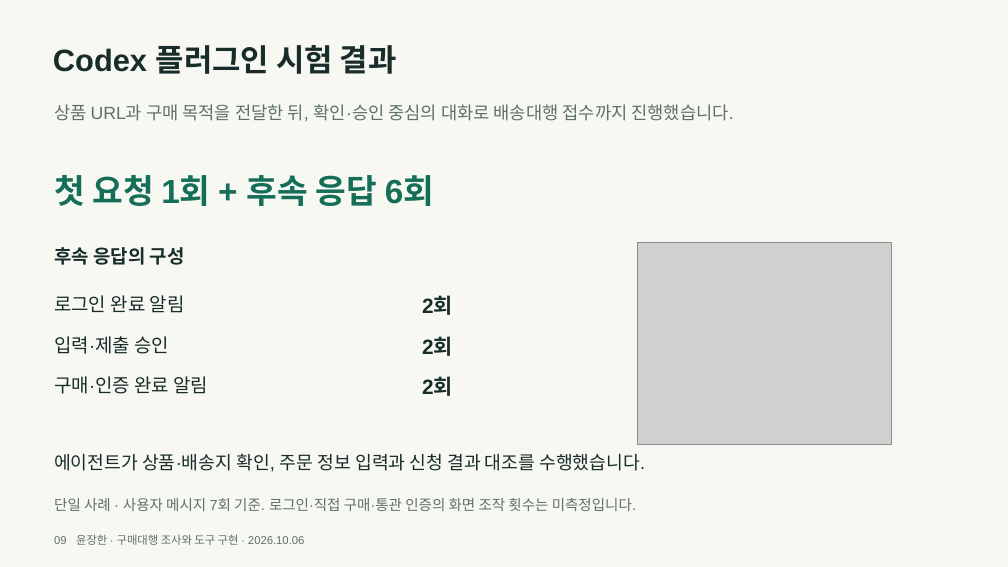
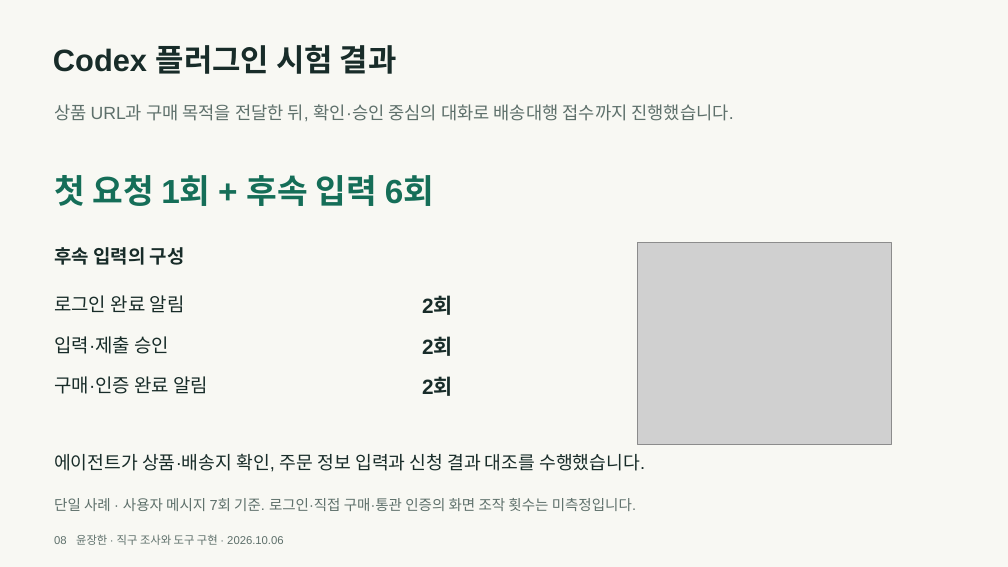
Before and after one commit to y00nZZang/crossborder-purchase-agent, a slide deck: slide 8 of portfolio/crossborder-portfolio.pptx (slide 9 before the commit). Drawn at 1008x567 pixels with LibreOffice and Linux fonts; fonts in the diff are those of the drawing; grey boxes stand for pictures. Boxes give left, top, right and bottom in pixels: in the first picture for what was removed or moved away, otherwise in the second. Text is boxed around its words. In the diff, an @@ line names an element or a change of style, - is before the commit and + after.

```diff
--- a/portfolio/crossborder-portfolio.pptx
+++ b/portfolio/crossborder-portfolio.pptx
@@ text at [54, 175, 434, 206]: text changed @@
-첫 요청 1회 + 후속 응답 6회
+첫 요청 1회 + 후속 입력 6회
@@ text at [54, 247, 185, 265]: text changed @@
-후속 응답의 구성
+후속 입력의 구성
@@ text at [54, 534, 283, 545]: text changed @@
-09 윤장한 · 구매대행 조사와 도구 구현 · 2026.10.06
+08 윤장한 · 직구 조사와 도구 구현 · 2026.10.06
```
Also in this commit, not shown: 12 other slides changed, 2 slides added, 2 slides removed, 9 other files.
